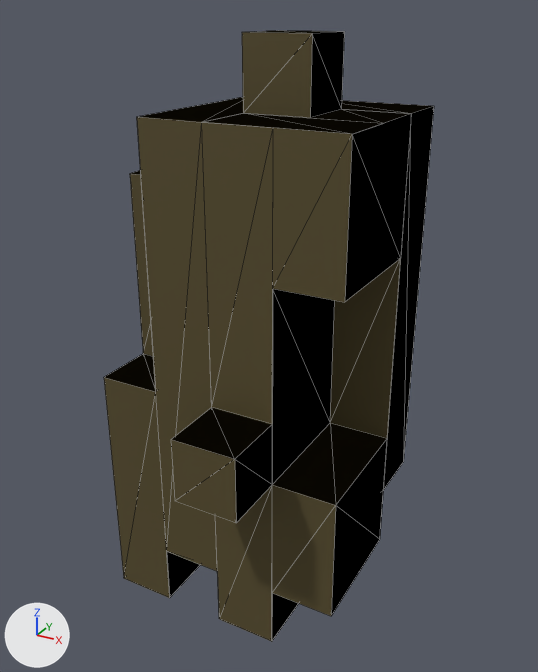
The glTF model sprite_to_3d/actor_assets/hero/base_arm_r.gltf as it was, and as the next commit left it.
Camera for both pictures: a 50 mm lens placed at (7.29, -10.9, 9.28), pointed at (2.26, -1.75, 4.7). Arrows for +X, +Y and +Z are at lower left; the lights stay in place. The older version comes first. Mesh edges are drawn as thin lines. Vertices at exactly the same position are counted once.

The scene before the commit, as lines of its bpy script (objects in view):
```python
me_mesh_0 = bpy.data.meshes.new('Mesh_0')
me_mesh_0.from_pydata(...)  # 66 vertices, 98 faces; spans x 0.0..4.0, y -4.0..0.0, z 0.0..9.0
me_mesh_0.materials.append(mat_standard)  # picture img_palette_texture_png
ob_mesh_0 = bpy.data.objects.new('Mesh_0', me_mesh_0)
ob_mesh_0.location = (0.0, 0.0, 0.0)
```
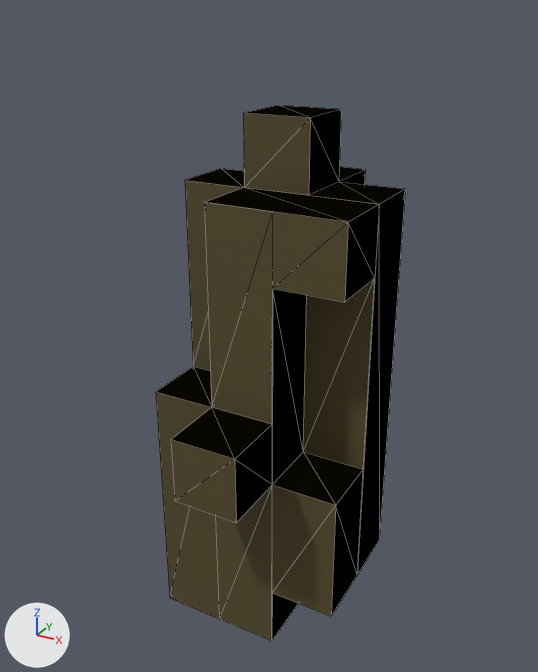
The newer file is also turned or shifted as a whole; pictures and numbers use the older file's frame.

Pixel boxes (x1, y1, x2, y2) of what changed, in the pictures (538 x 672 px; the box of a moved part takes in the faces that stretch with it):
'Mesh_0', reshaped (24% narrower, 12% shorter): before (104, 30, 434, 641); after (156, 105, 406, 641)
part 1 of me_mesh_0, moved or reshaped: before (104, 30, 434, 598); after (156, 105, 406, 619)

Patch to the scene script:
```diff
--- a/sprite_to_3d/actor_assets/hero/base_arm_r.gltf.py
+++ b/sprite_to_3d/actor_assets/hero/base_arm_r.gltf.py
@@ me_mesh_0 @@
 # used by ob_mesh_0; location = (0.0, 0.0, 0.0)
-me_mesh_0.from_pydata(...)  # 66 vertices, 98 faces; spans x 0.0..4.0, y -4.0..0.0, z 0.0..9.0
+me_mesh_0.from_pydata(...)  # 51 vertices, 82 faces; spans x 1.0..4.0, y -4.0..0.0, z 0.0..8.0
+# me_mesh_0 part 1
+# 35 vertices are removed from x 0.0..4.0, y -3.0..0.0, z 0.0..9.0
+# 79 faces are deleted
+# 1 vertex moves from x 3.0, y -3.0, z 8.0 to x 3.0, y -3.0, z 7.0
+# 13 vertices are added at x 2.0..4.0, y -3.0..0.0, z 0.0..7.0
+# 7 new vertices lie (0.0, 1.0, 0.0) away from vertices in x 2.0..4.0, y -3.0..-1.0, z 1.0..6.0
+# 63 new faces join them
 me_mesh_0.materials.append(mat_standard)
```
